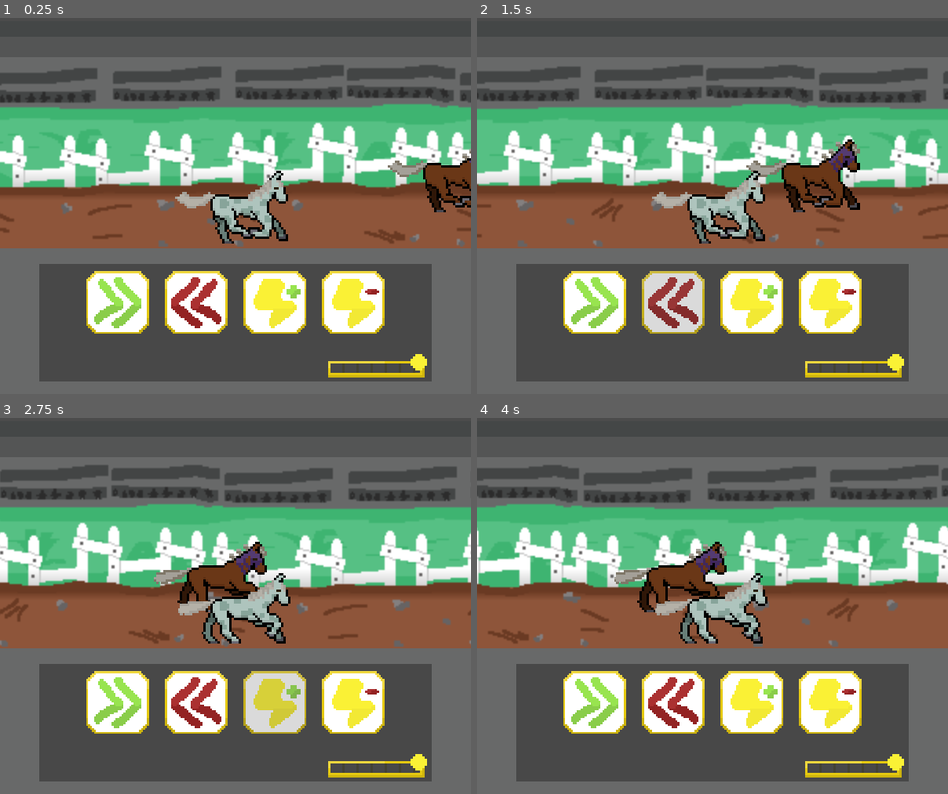
Above: before the commit, frames 1-4 (two rows, left to right).
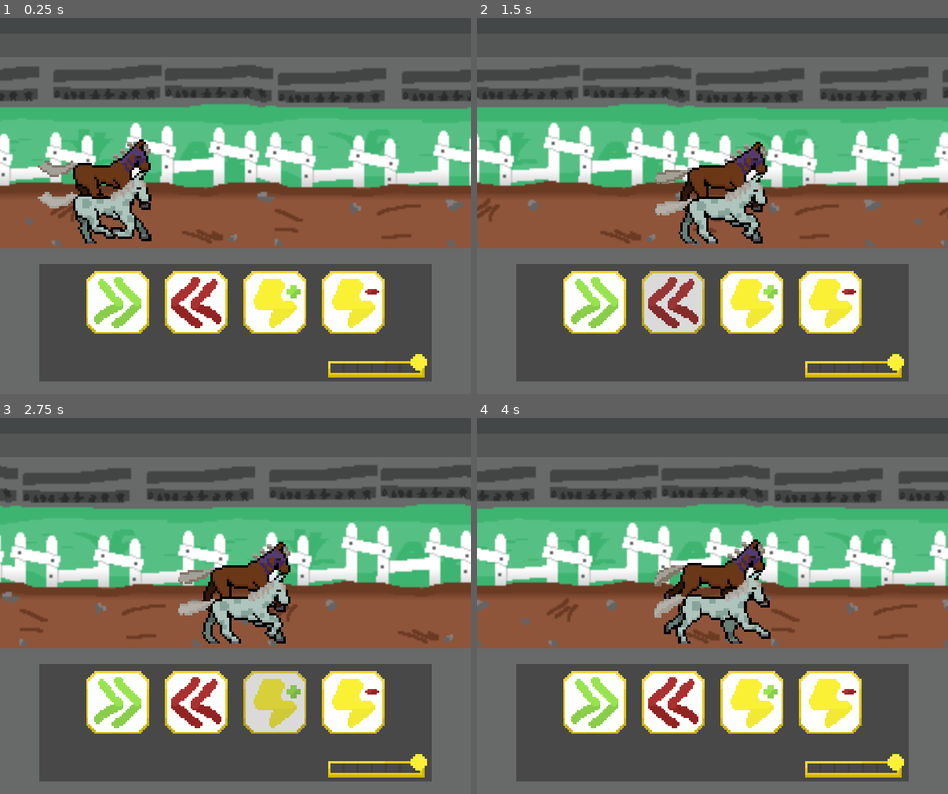
Above: after the commit, the same moments.

Repository: Tim0305/Old-Rider
Game: Godot game, scene res://Niveles/Hipodromo.tscn
Two runs of this game, one before a commit and one after it. Both use one fixed random seed, a clock stepped at 60 frames per second and the inputs below.
Inputs (mouse positions are in pixels of both pictures, inside the frame that each line leads up to):
- Up to frame 1 (0.25 s): no input
- Up to frame 2 (1.5 s): move the mouse to (594, 303) at 0.52 s; move the mouse to (674, 303) at 1.27 s
- Up to frame 3 (2.75 s): move the mouse to (273, 703) at 2.02 s
- Up to frame 4 (4 s): move the mouse to (830, 703) at 2.77 s; move the mouse to (853, 662) at 3.52 s

The runs differ from the first frame. In frame 1, 20% of the frame differs, in the area x 0-100%, y 12-61%; in frame 2, 17%; in frame 3, 16%; in frame 4, 17%.

Commit message:
Feat: Ya se mueven los caballos bien

Diff:
--- a/Niveles/Hipodromo.tscn
+++ b/Niveles/Hipodromo.tscn
@@ -11,13 +11,20 @@
 [ext_resource path="res://Objetos/BarraEstamina.tscn" type="PackedScene" id=9]
 
 [node name="Hipodromo" type="Node2D"]
+position = Vector2( 0, 50 )
 __meta__ = {
 "_edit_horizontal_guides_": [  ],
 "_edit_vertical_guides_": [  ]
 }
 
 [node name="Fondo" type="Sprite" parent="."]
-position = Vector2( 600, 122 )
+position = Vector2( 863, 122 )
+scale = Vector2( 2, 2 )
+texture = ExtResource( 1 )
+script = ExtResource( 4 )
+
+[node name="Fondo2" type="Sprite" parent="."]
+position = Vector2( 3263, 122 )
 scale = Vector2( 2, 2 )
 texture = ExtResource( 1 )
 script = ExtResource( 4 )
@@ -32,51 +39,54 @@
 
 [node name="Camera2D" type="Camera2D" parent="CaballoBlanco"]
 current = true
+limit_left = -75
 
-[node name="ColorRect" type="ColorRect" parent="."]
-margin_top = 244.0
+[node name="CanvasLayer" type="CanvasLayer" parent="."]
+
+[node name="ColorRect" type="ColorRect" parent="CanvasLayer"]
+margin_top = 294.0
 margin_right = 600.0
-margin_bottom = 431.0
+margin_bottom = 481.0
 mouse_filter = 2
 color = Color( 0.411765, 0.415686, 0.415686, 1 )
 
-[node name="ColorRect4" type="ColorRect" parent="."]
+[node name="ColorRect4" type="ColorRect" parent="CanvasLayer"]
 margin_left = 50.0
-margin_top = 264.0
+margin_top = 314.0
 margin_right = 550.0
-margin_bottom = 414.0
+margin_bottom = 464.0
 mouse_filter = 2
 color = Color( 0.286275, 0.286275, 0.286275, 1 )
 
-[node name="ColorRect2" type="ColorRect" parent="."]
-margin_top = -46.0
+[node name="ColorRect2" type="ColorRect" parent="CanvasLayer"]
+margin_top = 4.0
 margin_right = 600.0
+margin_bottom = 50.0
 mouse_filter = 2
 color = Color( 0.333333, 0.337255, 0.337255, 1 )
 
-[node name="ColorRect3" type="ColorRect" parent="."]
-margin_top = -46.0
+[node name="ColorRect3" type="ColorRect" parent="CanvasLayer"]
 margin_right = 600.0
-margin_bottom = -26.0
+margin_bottom = 20.0
 mouse_filter = 2
 color = Color( 0.270588, 0.282353, 0.282353, 1 )
 
-[node name="CartaAceleracion" parent="." instance=ExtResource( 5 )]
-position = Vector2( 150, 313 )
+[node name="CartaAceleracion" parent="CanvasLayer" instance=ExtResource( 5 )]
+position = Vector2( 150, 363 )
 scale = Vector2( 2.5, 2.5 )
 
-[node name="CartaDesaceleracion" parent="." instance=ExtResource( 8 )]
-position = Vector2( 250, 313 )
+[node name="CartaDesaceleracion" parent="CanvasLayer" instance=ExtResource( 8 )]
+position = Vector2( 250, 363 )
 scale = Vector2( 2.5, 2.5 )
 
-[node name="CartaEnergia+" parent="." instance=ExtResource( 6 )]
-position = Vector2( 350, 313 )
+[node name="CartaEnergia+" parent="CanvasLayer" instance=ExtResource( 6 )]
+position = Vector2( 350, 363 )
 scale = Vector2( 2.5, 2.5 )
 
-[node name="CartaEnergia-" parent="." instance=ExtResource( 7 )]
-position = Vector2( 450, 313 )
+[node name="CartaEnergia-" parent="CanvasLayer" instance=ExtResource( 7 )]
+position = Vector2( 450, 363 )
 scale = Vector2( 2.5, 2.5 )
 
-[node name="BarraEstamina" parent="." instance=ExtResource( 9 )]
-position = Vector2( 415, 376 )
+[node name="BarraEstamina" parent="CanvasLayer" instance=ExtResource( 9 )]
+position = Vector2( 415, 426 )
 scale = Vector2( 3, 3 )
--- a/Objetos/BarraEstamina.tscn
+++ b/Objetos/BarraEstamina.tscn
@@ -10,6 +10,6 @@
 [node name="TextureProgress" type="TextureProgress" parent="."]
 margin_right = 40.0
 margin_bottom = 40.0
-value = 40.0
+value = 50.0
 texture_over = ExtResource( 2 )
 texture_progress = ExtResource( 1 )
--- a/Scripts/CaballoBlanco.gd
+++ b/Scripts/CaballoBlanco.gd
@@ -1,7 +1,17 @@
 extends KinematicBody2D
 
+const SPEED = 200
+var currentSpeed = SPEED
+const FIXED_Y = 190
+
 func _ready():
-	pass
+	position.x = 0
+	position.y = FIXED_Y
+	$AnimationPlayer.play("Corriendo")
 
-func _process(delta):
-	$AnimationPlayer.play("Corriendo")
+func _physics_process(delta):
+	# Movimiento horizontal
+	position.x += currentSpeed * delta
+
+func setSpeed(percent: float):
+	currentSpeed = SPEED * percent
--- a/Scripts/CaballoCafe.gd
+++ b/Scripts/CaballoCafe.gd
@@ -1,16 +1,16 @@
 extends KinematicBody2D
 
-const SPEED = -120
-# Cambiar para determinar el valor inicial en x
-const INITIAL_X = 250
+const SPEED = 200
+var currentSpeed = SPEED
+const FIXED_Y = 150
 
 func _ready():
-	# El caballo blanco alcanza al caballo cafe moviendo hacia la izquierda el caballo cafe
-	# Posicion inical en 600 y debe llegar a INITIAL_X
-	position.x = 600
+	position.x = 0
+	position.y = FIXED_Y
+	$AnimationPlayer.play("Corriendo")
 
-func _process(delta):
-	# Animar el inicio de la carrera
-	$AnimationPlayer.play("Corriendo")
-	if (position.x >= INITIAL_X):
-		position.x += SPEED * delta
+func _physics_process(delta):
+	position.x += currentSpeed * delta
+
+func setSpeed(percent: float):
+	currentSpeed = SPEED * percent
--- a/Scripts/Fondo.gd
+++ b/Scripts/Fondo.gd
@@ -1,14 +1,14 @@
 extends Sprite
 
-const SCREEN_WIDTH = 600
-const SPEED = -120
+#const SCREEN_WIDTH = 600
+#const SPEED = -120
 
 func _ready():
 	pass # Replace with function body.
 
 # Scroll infinito
-func _process(delta):
-	position += Vector2(SPEED * delta, 0)
-	# Validar el limite de la pantalla
-	if position.x <= 0:
-		position.x += SCREEN_WIDTH
+#func _process(delta):
+#	position += Vector2(SPEED * delta, 0)
+#	# Validar el limite de la pantalla
+#	if position.x <= 0:
+#		position.x += SCREEN_WIDTH
